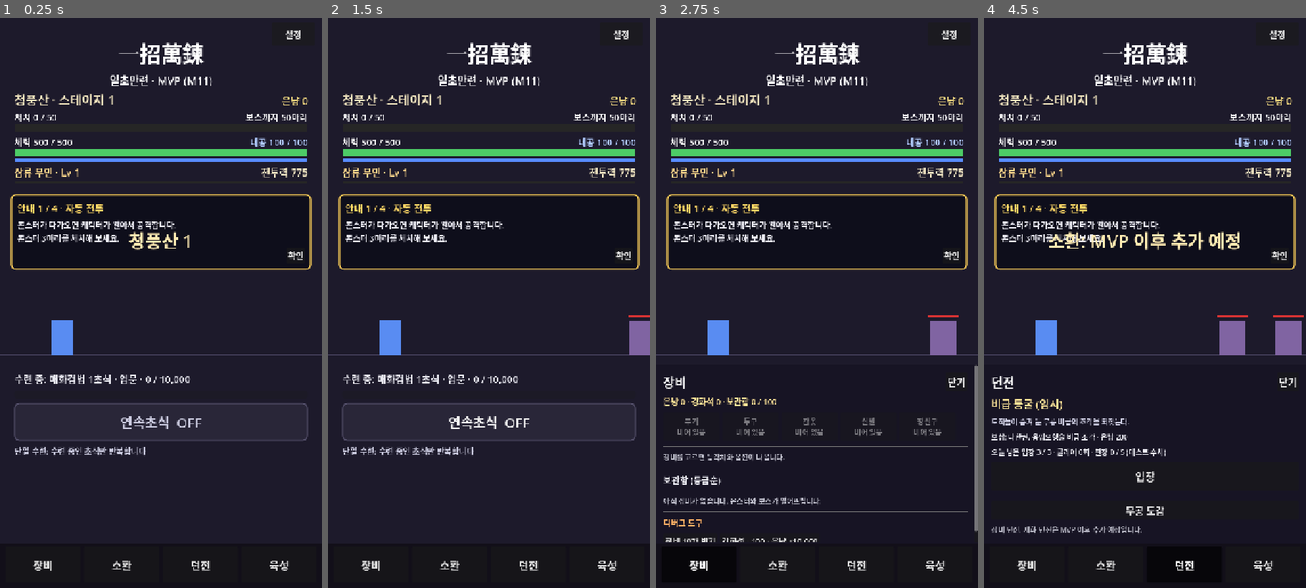
Above: before the commit, frames 1-4 (left to right).
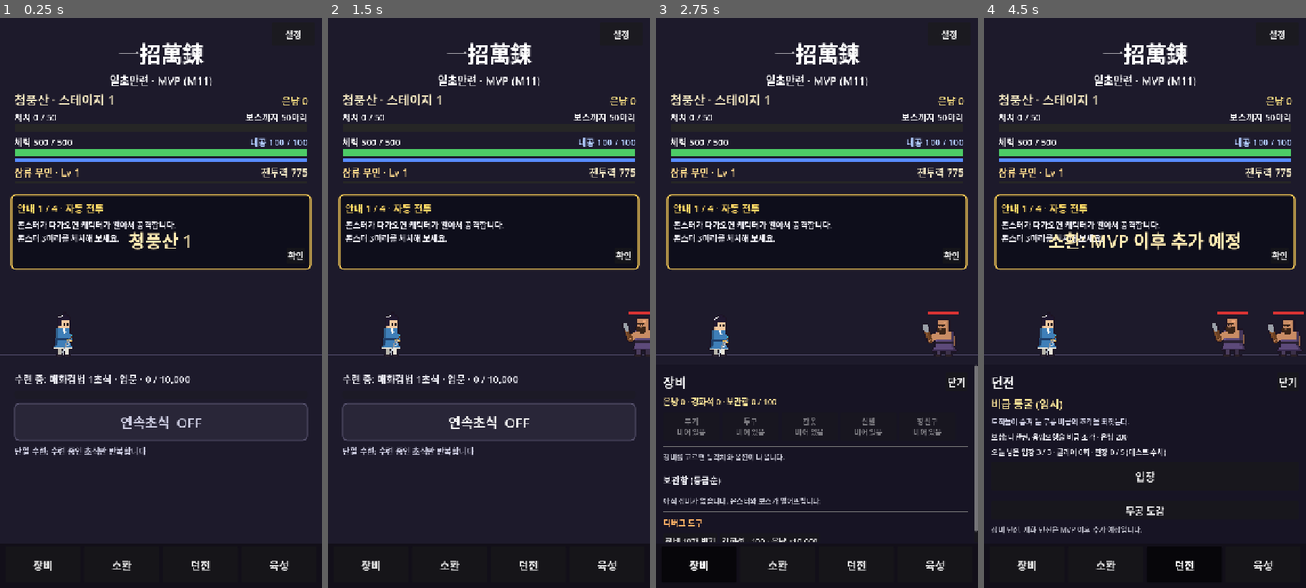
Above: after the commit, the same moments.

Repository: HamHyunJun/ilcho-manryeon
Game: Godot game, scene res://scenes/main/Main.tscn
Two runs of this game, one before a commit and one after it. Both use one fixed random seed, a clock stepped at 60 frames per second and the inputs below.
Inputs:
- Up to frame 1 (0.25 s): no input
- Up to frame 2 (1.5 s): click "연속초식 OFF" at 0.5 s; click "연속초식 ON" at 1.25 s
- Up to frame 3 (2.75 s): click "장비" at 2 s
- Up to frame 4 (4.5 s): click "닫기" at 2.75 s; click "소환" at 3.5 s; click "던전" at 4.25 s

The runs differ from the first frame. In frame 1, 0.4% of the frame differs, in the area x 16-23%, y 52-60%; in frame 2, 0.9%; in frame 3, 1.0%; in frame 4, 1.7%, in the area x 16-100%, y 51-60%.

Commit message:
전투에 픽셀 스프라이트 적용
PixelSprite로 시트를 잘라 그리고 대기/공격/피격/쓰러짐 동작을 재생한다.
주인공과 몬스터의 사각형을 스프라이트로 바꾸고(그림이 없으면 도형 유지),
처치된 몬스터는 쓰러짐 그림을 잠깐 남긴다. 보스 패턴 예고는 몸을 붉게 깜빡인다.
관련 테스트 3개 추가.

Co-Authored-By: Claude Opus 5.5 <noreply@anthropic.com>
Claude-Session: https://claude.ai/code/session_01Ls1LavVLC67AF9PDc9yfHN

Diff:
--- a/scripts/battle/BattleManager.gd
+++ b/scripts/battle/BattleManager.gd
@@ -400,6 +400,7 @@
 
 func _on_monster_died(m: Node) -> void:
 	kill_count += 1
+	_spawn_corpse(m)
 	monsters.erase(m)
 	var rewards: Dictionary = m.data.get("rewards", {})
 	var sc: float = dungeon.scaling() if dungeon != null else stage.scaling()
@@ -592,6 +593,22 @@
 	_set_banner("%s %d" % [stage.region_name(), stage.stage_no], 1.5)
 
 
+## 처치된 몬스터의 쓰러짐 동작. 몬스터 노드는 곧바로 지우고(전투 판정과 무관),
+## 같은 스프라이트로 쓰러지는 그림만 잠깐 보여 준 뒤 흐려지며 사라진다.
+func _spawn_corpse(m: Node) -> void:
+	if _effects_layer == null or m.get("sprite") == null:
+		return
+	var c := PixelSprite.new()
+	c.setup(m.sprite.set_data)
+	c.position = m.position
+	c.play("down", true)
+	_effects_layer.add_child(c)
+	var tw := c.create_tween()
+	tw.tween_interval(0.6)
+	tw.tween_property(c, "modulate:a", 0.0, 0.4)
+	tw.tween_callback(c.queue_free)
+
+
 func _show_damage(amount: int, pos: Vector2, color: Color, crit: bool = false) -> void:
 	var label: Label = DamageNumberScript.new()
 	label.setup(amount, pos, color, crit)
--- a/scripts/battle/Monster.gd
+++ b/scripts/battle/Monster.gd
@@ -4,7 +4,8 @@
 ## 보스(type "boss")는 기본 공격 사이사이에 패턴을 쓴다. 패턴은 예고 시간이 지나면 반드시 맞는다.
 ## 공격 예고는 플레이어가 피하는 장치가 아니라 연출이다 (docs/02 7장, 가안).
 ## 유형별 동작(돌진, 원거리, 방어형 등)은 이후 type 값에 따라 추가한다.
-## 임시 그래픽: 사각형과 체력 바를 직접 그린다 (임시 에셋은 이후 스프라이트로 교체).
+## 그래픽: 데이터의 sprite(없으면 유형별 기본값) 세트로 픽셀 스프라이트를 그린다.
+## 그림 파일이 없으면 예전처럼 사각형으로 그린다. 체력 바는 직접 그린다.
 
 signal died(monster: Node)
 
@@ -31,6 +32,8 @@
 var _hit_flash := 0.0
 var _dead := false
 var _pattern_cd: Dictionary = {}
+## 픽셀 스프라이트 (그림이 없으면 null)
+var sprite: PixelSprite
 
 
 ## scaling: 스테이지 배율. 체력과 공격력에 곱한다 (docs/11 4장, 가안).
@@ -51,8 +54,34 @@
 	for p in patterns:
 		_pattern_cd[p["id"]] = float(p.get("first_delay", p.get("cooldown", 8.0)))
 	_attack_cd = attack_interval * 0.5
+	_setup_sprite()
 	queue_redraw()
 
+
+func _setup_sprite() -> void:
+	var reg := get_node_or_null("/root/DataRegistry") if is_inside_tree() else null
+	if reg == null:
+		reg = Engine.get_main_loop().root.get_node_or_null("DataRegistry") if Engine.get_main_loop() is SceneTree else null
+	if reg == null:
+		return
+	var set_data: Dictionary = reg.monster_sprite_set(data)
+	if set_data.is_empty():
+		return
+	if sprite == null:
+		sprite = PixelSprite.new()
+		sprite.name = "Sprite"
+		add_child(sprite)
+	sprite.setup(set_data)
+	if not sprite.is_valid():
+		sprite.queue_free()
+		sprite = null
+
+
+## 화면에 보이는 몸 높이 (체력 바 위치). 스프라이트가 있으면 그림 높이를 쓴다
+func visual_height() -> float:
+	if sprite != null:
+		return maxf(sprite.visual_height(), 1.0)
+	return body_size.y
 
 func is_boss() -> bool:
 	return data.get("type", "") == "boss"
@@ -96,6 +125,7 @@
 			_attack_cd -= delta
 			if _attack_cd <= 0.0:
 				_attack_cd = attack_interval
+				_play("attack")
 				dealt = player.take_damage(DamageCalculator.compute(atk, 1.0, player.def, defense_constant))
 	queue_redraw()
 	return dealt
@@ -107,6 +137,7 @@
 		telegraph_left -= delta
 		if telegraph_left > 0.0:
 			return 0
+		_play("attack")
 		var coef := float(telegraph_pattern.get("power_coef", 1.0))
 		var dmg: int = player.take_damage(DamageCalculator.compute(atk, coef, player.def, defense_constant))
 		_pattern_cd[telegraph_pattern["id"]] = float(telegraph_pattern.get("cooldown", 8.0))
@@ -128,6 +159,11 @@
 		return
 	hp = maxi(0, hp - amount)
 	_hit_flash = 0.12
+	if sprite != null:
+		sprite.flash(0.1)
+		# 공격 동작 중에는 동작을 끊지 않고 번쩍임만 준다
+		if sprite.current != "attack":
+			sprite.play("hit", true)
 	queue_redraw()
 	if hp == 0:
 		_dead = true
@@ -135,10 +171,25 @@
 		died.emit(self)
 
 
+func _play(anim_name: String) -> void:
+	if sprite != null:
+		sprite.play(anim_name, true)
+
+
 func _draw() -> void:
 	var rect := Rect2(Vector2(-body_size.x * 0.5, -body_size.y), body_size)
-	draw_rect(rect, Color.WHITE if _hit_flash > 0.0 else body_color)
-	if is_telegraphing():
+	if sprite != null:
+		# 패턴 예고 중에는 몸을 붉게 깜빡인다
+		var t := Color.WHITE
+		if is_telegraphing():
+			var k := absf(sin(telegraph_progress() * PI * 4.0))
+			t = Color(1.0, 1.0 - 0.6 * k, 1.0 - 0.6 * k)
+		if sprite.tint != t:
+			sprite.tint = t
+			sprite.queue_redraw()
+	else:
+		draw_rect(rect, Color.WHITE if _hit_flash > 0.0 else body_color)
+	if is_telegraphing() and sprite == null:
 		# 패턴 준비 중: 몸 테두리를 깜빡인다
 		var a := 0.4 + 0.6 * absf(sin(telegraph_progress() * PI * 4.0))
 		draw_rect(rect.grow(4), Color(1.0, 0.3, 0.2, a), false, 3.0)
@@ -146,6 +197,6 @@
 		return  # 보스 체력은 상단 HUD의 보스 체력 바로 표시한다
 	# 체력 바
 	var bar_w := body_size.x + 8.0
-	var bar_pos := Vector2(-bar_w * 0.5, -body_size.y - 14.0)
+	var bar_pos := Vector2(-bar_w * 0.5, -visual_height() - 10.0)
 	draw_rect(Rect2(bar_pos, Vector2(bar_w, 6)), Color(0.15, 0.15, 0.15))
 	draw_rect(Rect2(bar_pos, Vector2(bar_w * float(hp) / float(max_hp), 6)), Color(0.85, 0.2, 0.2))
--- a/scripts/player/PlayerCharacter.gd
+++ b/scripts/player/PlayerCharacter.gd
@@ -2,7 +2,8 @@
 ## 플레이어 캐릭터 (왼쪽 고정, 이동 없음).
 ## 기본 공격은 사거리 안 대상에게 자동 발동한다 (M1).
 ## 초식은 BattleManager가 TechniqueModeController로 고른 뒤 cast_technique로 발동한다 (M3).
-## 임시 그래픽: 사각형과 공격 표시를 직접 그린다.
+## 그래픽: data/sprites 의 player_sprite 세트로 픽셀 스프라이트를 그린다.
+## 그림 파일이 없으면 예전처럼 사각형과 공격 표시를 직접 그린다.
 
 signal knocked_out()
 
@@ -30,6 +31,8 @@
 var _tech_color := Color.WHITE
 var _hit_flash := 0.0
 var _down := false
+## 픽셀 스프라이트 (그림이 없으면 null)
+var sprite: PixelSprite
 
 
 func setup(base: Dictionary) -> void:
@@ -37,7 +40,32 @@
 	hp = max_hp
 	mp = max_mp
 	_attack_cd = 0.0
-	queue_redraw()
+	_setup_sprite()
+	queue_redraw()
+
+
+func _setup_sprite() -> void:
+	if sprite != null:
+		return
+	var ml := Engine.get_main_loop()
+	var reg: Node = ml.root.get_node_or_null("DataRegistry") if ml is SceneTree else null
+	if reg == null:
+		return
+	var set_data: Dictionary = reg.player_sprite_set()
+	if set_data.is_empty():
+		return
+	sprite = PixelSprite.new()
+	sprite.name = "Sprite"
+	add_child(sprite)
+	sprite.setup(set_data)
+	if not sprite.is_valid():
+		sprite.queue_free()
+		sprite = null
+
+
+func _play(anim_name: String) -> void:
+	if sprite != null:
+		sprite.play(anim_name, true)
 
 
 ## 장착이 바뀌었을 때 능력치만 다시 적용한다. 체력 비율은 유지한다.
@@ -89,6 +117,7 @@
 		return {}
 	_attack_cd = attack_interval
 	_swing = 0.15
+	_play("attack")
 	var crit := DamageCalculator.roll_crit(rng, crit_rate)
 	var bonus := boss_damage if target.is_boss() else 0.0
 	var dmg := DamageCalculator.compute(atk, attack_coef, target.def, defense_constant, crit, crit_mult, bonus)
@@ -116,6 +145,7 @@
 	mp = maxf(0.0, mp - float(tech.get("mp_cost", 0)))
 	_tech_flash = 0.3
 	_tech_color = color
+	_play("attack")
 	var hits: Array = []
 	for t in targets:
 		var crit := DamageCalculator.roll_crit(rng, crit_rate)
@@ -134,6 +164,13 @@
 	amount = maxi(1, roundi(amount * (1.0 - clampf(damage_reduction, 0.0, 0.9))))
 	hp = maxi(0, hp - amount)
 	_hit_flash = 0.12
+	if sprite != null:
+		sprite.flash(0.1)
+		if hp == 0:
+			sprite.play("down", true)
+		elif sprite.current == "idle":
+			# 공격 동작 중에는 끊지 않고 번쩍임만 준다
+			sprite.play("hit", true)
 	queue_redraw()
 	if hp == 0:
 		_down = true
@@ -147,10 +184,18 @@
 	mp = max_mp
 	_down = false
 	_attack_cd = 0.0
+	_play("idle")
 	queue_redraw()
 
 
 func _draw() -> void:
+	if sprite != null:
+		if _tech_flash > 0.0:
+			# 초식 발동 순간 발밑에 계열색 빛을 깐다. 초식 연출 자체는 EffectDirector (M6)
+			var c := _tech_color
+			c.a = 0.5 * _tech_flash / 0.3
+			draw_circle(Vector2(0, -2), 26.0 + 20.0 * (1.0 - _tech_flash / 0.3), c)
+		return
 	var color := Color(0.35, 0.55, 0.95)
 	if _down:
 		color = Color(0.4, 0.4, 0.45)
--- /dev/null
+++ b/scripts/sprites/PixelSprite.gd
@@ -0,0 +1,143 @@
+class_name PixelSprite
+extends Node2D
+## 픽셀 스프라이트 한 개 (캐릭터, 몬스터 공용).
+## data/sprites/sprite_sets.json 의 세트 하나로 시트 그림을 잘라 그린다.
+## 동작: idle(반복), attack/hit(한 번 재생 후 idle로), down(마지막 프레임에서 멈춤).
+## 프레임이 바뀔 때만 다시 그리므로 모바일에서 가볍다 (노드 하나당 draw 1~2회).
+## 그림 파일이 없으면 is_valid()가 false이고, 쓰는 쪽에서 도형으로 대신 그린다.
+
+signal animation_finished(anim_name: String)
+
+## 시트 경로 → 그림 위쪽 여백을 뺀 실제 높이(px, 확대 전). 세트마다 한 번만 계산한다.
+static var _top_cache: Dictionary = {}
+
+var set_data: Dictionary = {}
+var texture: Texture2D
+var frame_size := Vector2i(32, 32)
+var pivot := Vector2(16, 31)
+var pixel_scale := 2.0
+var current := ""
+var frame_index := 0
+## 피격 순간 하얗게 번쩍이는 남은 시간(초)
+var flash_left := 0.0
+## 몸 전체에 곱하는 색 (보스 패턴 예고 등). 기본 흰색 = 원래 색
+var tint := Color.WHITE
+
+var _anim: Dictionary = {}
+var _time := 0.0
+var _playing := false
+
+
+func setup(sprite_set: Dictionary) -> void:
+	set_data = sprite_set
+	texture = null
+	var path: String = sprite_set.get("sheet", "")
+	if path != "" and ResourceLoader.exists(path):
+		texture = load(path)
+	var fs: Array = sprite_set.get("frame_size", [32, 32])
+	frame_size = Vector2i(int(fs[0]), int(fs[1]))
+	var pv: Array = sprite_set.get("pivot", [fs[0] / 2, fs[1] - 1])
+	pivot = Vector2(float(pv[0]), float(pv[1]))
+	pixel_scale = float(sprite_set.get("scale", 2))
+	texture_filter = CanvasItem.TEXTURE_FILTER_NEAREST
+	play("idle", true)
+
+
+func is_valid() -> bool:
+	return texture != null
+
+
+## 동작 재생. 같은 동작이 이미 반복 재생 중이면 restart가 아닐 때 그대로 둔다.
+func play(anim_name: String, restart: bool = false) -> void:
+	var anims: Dictionary = set_data.get("animations", {})
+	if not anims.has(anim_name):
+		return
+	if anim_name == current and _playing and not restart:
+		return
+	current = anim_name
+	_anim = anims[anim_name]
+	_time = 0.0
+	frame_index = 0
+	_playing = true
+	queue_redraw()
+
+
+func flash(sec: float = 0.1) -> void:
+	flash_left = sec
+	queue_redraw()
+
+
+func is_playing() -> bool:
+	return _playing
+
+
+## 화면에 보이는 그림 높이(px, 확대 후). 체력 바 위치 계산용
+func visual_height() -> float:
+	if texture == null:
+		return 0.0
+	var path: String = set_data.get("sheet", "")
+	if not _top_cache.has(path):
+		var top := 0
+		var img := texture.get_image()
+		if img != null:
+			if img.is_compressed():
+				img.decompress()
+			var used := img.get_region(Rect2i(0, 0, frame_size.x, frame_size.y)).get_used_rect()
+			top = used.position.y
+		_top_cache[path] = top
+	return (pivot.y + 1.0 - float(_top_cache[path])) * pixel_scale
+
+
+func _process(delta: float) -> void:
+	advance(delta)
+
+
+## 시간 진행 (테스트에서 직접 부를 수 있게 분리)
+func advance(delta: float) -> void:
+	if flash_left > 0.0:
+		flash_left = maxf(0.0, flash_left - delta)
+		if flash_left == 0.0:
+			queue_redraw()
+	if not _playing or _anim.is_empty():
+		return
+	var frames: Array = _anim.get("frames", [0])
+	var fps := float(_anim.get("fps", 4.0))
+	_time += delta
+	var idx := int(_time * fps)
+	if idx >= frames.size():
+		if bool(_anim.get("loop", false)):
+			idx = idx % frames.size()
+		else:
+			var finished := current
+			if finished == "down":
+				# 쓰러짐은 마지막 프레임에서 멈춘다
+				_playing = false
+				frame_index = frames.size() - 1
+				queue_redraw()
+				animation_finished.emit(finished)
+				return
+			play("idle", true)
+			animation_finished.emit(finished)
+			return
+	if idx != frame_index:
+		frame_index = idx
+		queue_redraw()
+
+
+## 시트에서 지금 그릴 칸 번호
+func sheet_frame() -> int:
+	var frames: Array = _anim.get("frames", [0])
+	if frames.is_empty():
+		return 0
+	return int(frames[clampi(frame_index, 0, frames.size() - 1)])
+
+
+func _draw() -> void:
+	if texture == null:
+		return
+	var src := Rect2(Vector2(sheet_frame() * frame_size.x, 0), Vector2(frame_size))
+	var dst := Rect2(-pivot * pixel_scale, Vector2(frame_size) * pixel_scale)
+	draw_texture_rect_region(texture, dst, src, tint)
+	if flash_left > 0.0:
+		# 같은 그림을 밝게 한 번 더 겹쳐 하얗게 번쩍이게 한다 (셰이더 없이)
+		draw_texture_rect_region(texture, dst, src, Color(1, 1, 1, 0.85) * Color(4, 4, 4, 1))
--- a/tests/run_tests.gd
+++ b/tests/run_tests.gd
@@ -52,6 +52,9 @@
 	&"_test_save_export_import",
 	&"_test_settings_and_sound",
 	&"_test_tutorial_steps",
+	&"_test_sprite_sets",
+	&"_test_pixel_sprite_animation",
+	&"_test_sprites_in_battle",
 ]
 
 var _failed := 0
@@ -1322,3 +1325,98 @@
 	main.free()
 	gs.reset_to_new_game()
 	_finish()
+
+
+## ---- 캐릭터·몬스터 픽셀 스프라이트 (디자인 1단계) ----
+
+func _test_sprite_sets() -> void:
+	print("[스프라이트 세트 데이터]")
+	var reg := _reg()
+	_check(reg.sprite_sets.size() >= 8, "스프라이트 세트 8개 이상 (%d)" % reg.sprite_sets.size())
+	_check(not reg.player_sprite_set().is_empty(), "주인공 스프라이트 지정")
+	for t in ["melee", "charge", "ranged", "defense", "elite", "boss"]:
+		_check(not reg.monster_sprite_set({"type": t}).is_empty(), "몬스터 유형별 기본 스프라이트: " + t)
+	for mid in reg.monsters:
+		_check(not reg.monster_sprite_set(reg.get_monster(mid)).is_empty(), "몬스터 스프라이트 연결: " + mid)
+	for sid in reg.sprite_sets:
+		var s: Dictionary = reg.sprite_sets[sid]
+		var tex: Texture2D = load(s["sheet"]) if ResourceLoader.exists(s["sheet"]) else null
+		_check(tex != null, "시트 그림 로드: " + sid)
+		if tex == null:
+			continue
+		var fw := int(s["frame_size"][0])
+		var count := tex.get_width() / fw
+		_check(tex.get_height() == int(s["frame_size"][1]) and tex.get_width() % fw == 0, "시트 크기가 프레임 크기와 맞음: " + sid)
+		var ok := true
+		for a in s["animations"]:
+			for f in s["animations"][a]["frames"]:
+				if int(f) >= count:
+					ok = false
+		_check(ok, "동작 프레임 번호가 시트 안에 있음: " + sid)
+	# 잘못된 참조는 오류로 잡는다
+	var dir := "user://test_sprite_data"
+	DirAccess.make_dir_recursive_absolute(dir.path_join("sprites"))
+	var f := FileAccess.open(dir.path_join("sprites/bad.json"), FileAccess.WRITE)
+	f.store_string('{"player_sprite": "nope", "type_defaults": {"melee": "nope"}, "sets": [{"id": "x", "sheet": "res://none.png", "frame_size": [8, 8], "animations": {"idle": {"frames": [0]}}}]}')
+	f.close()
+	var bad = load("res://scripts/autoload/DataRegistry.gd").new()
+	var errs: int = bad.load_all(dir)
+	_check(errs >= 3, "없는 스프라이트 참조와 빠진 동작을 오류로 잡음 (%d건)" % errs)
+	bad.free()
+	_finish()
+
+
+func _test_pixel_sprite_animation() -> void:
+	print("[픽셀 스프라이트 동작]")
+	var sp := PixelSprite.new()
+	root.add_child(sp)
+	sp.setup(_reg().get_sprite_set("bandit"))
+	_check(sp.is_valid(), "그림 로드됨")
+	_check(sp.current == "idle", "처음에는 대기 동작")
+	_check(sp.visual_height() > 40.0, "그림 높이 계산 (%.0f)" % sp.visual_height())
+	sp.play("attack", true)
+	sp.advance(0.11)
+	_check(sp.current == "attack" and sp.sheet_frame() == 3, "공격 동작 진행 (타격 프레임)")
+	sp.advance(0.5)
+	_check(sp.current == "idle", "공격이 끝나면 대기로 돌아감")
+	sp.play("hit", true)
+	sp.advance(0.5)
+	_check(sp.current == "idle", "피격이 끝나면 대기로 돌아감")
+	sp.play("down", true)
+	sp.advance(2.0)
+	_check(sp.current == "down" and sp.sheet_frame() == 7 and not sp.is_playing(), "쓰러짐은 마지막 프레임에서 멈춤")
+	sp.flash(0.1)
+	_check(sp.flash_left > 0.0, "피격 번쩍임")
+	sp.advance(0.2)
+	_check(sp.flash_left == 0.0, "번쩍임이 끝남")
+	# 그림이 없는 세트는 무효 (도형으로 대신 그림)
+	var none := PixelSprite.new()
+	none.setup({"sheet": "res://assets/sprites/none.png", "frame_size": [8, 8], "animations": {}})
+	_check(not none.is_valid(), "그림 파일이 없으면 무효")
+	none.free()
+	sp.free()
+	_finish()
+
+
+func _test_sprites_in_battle() -> void:
+	print("[전투에서 스프라이트 사용]")
+	var battle := _make_battle()
+	var player = battle.player
+	_check(player.sprite != null and player.sprite.is_valid(), "주인공 스프라이트 표시")
+	battle.tick(0.05)
+	var m = battle.monsters[0]
+	_check(m.sprite != null and m.sprite.is_valid(), "몬스터 스프라이트 표시")
+	_check(m.visual_height() > m.body_size.y * 0.5, "몬스터 체력 바 위치가 그림 높이를 따름")
+	m.take_damage(1)
+	_check(m.sprite.current == "hit", "몬스터 피격 동작")
+	var corpses_before: int = battle.get_node("Effects").get_child_count()
+	m.take_damage(m.hp)
+	_check(battle.get_node("Effects").get_child_count() > corpses_before, "처치하면 쓰러짐 그림을 남김")
+	var boss = battle.spawn_monster("test_boss", 1.0)
+	_check(boss.sprite != null and boss.sprite.set_data.get("id") == "bandit_chief", "보스 스프라이트: 산채 두목")
+	player.take_damage(player.max_hp)
+	_check(player.sprite.current == "down", "주인공 쓰러짐 동작")
+	player.recover()
+	_check(player.sprite.current == "idle", "회복하면 대기 동작")
+	battle.free()
+	_finish()
Not shown, added: scripts/sprites/PixelSprite.gd.uid
